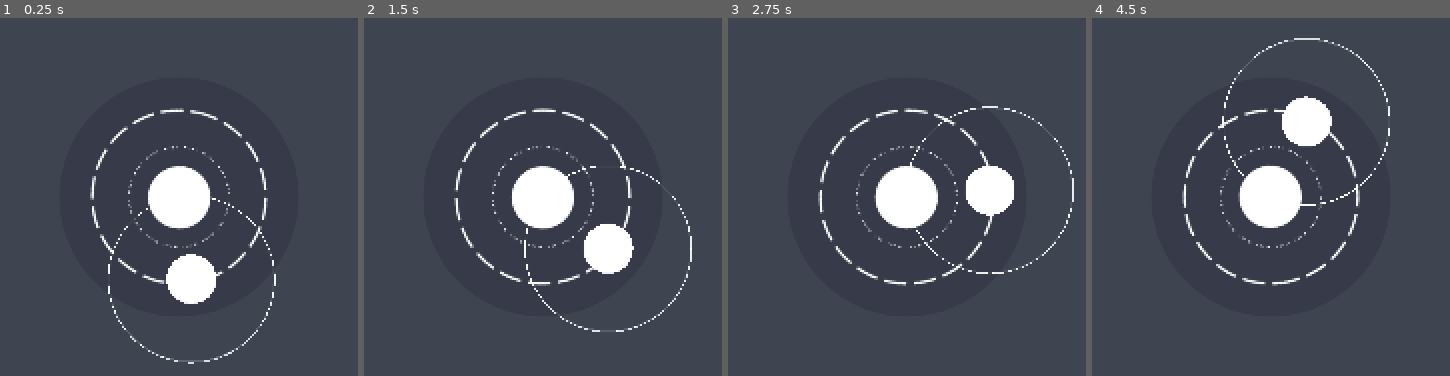
Above: before the commit, frames 1-4 (left to right).
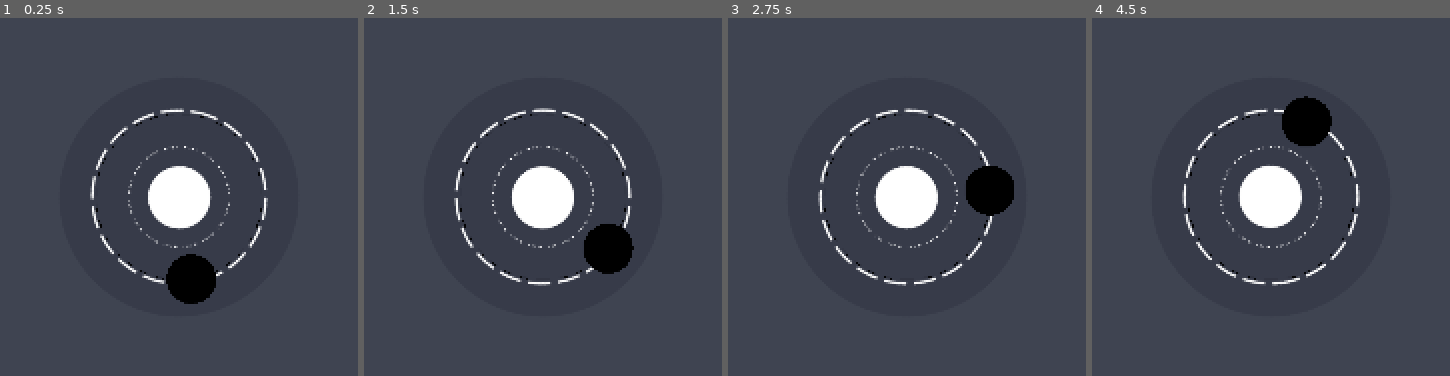
Above: after the commit, the same moments.

Repository: creikey/whiskus
Game: Godot game, scene res://title_screen/title_screen.tscn
Two runs of this game, one before a commit and one after it. Both use one fixed random seed, a clock stepped at 60 frames per second and the inputs below.
Inputs:
- Up to frame 1 (0.25 s): no input
- Up to frame 2 (1.5 s): no input
- Up to frame 3 (2.75 s): no input
- Up to frame 4 (4.5 s): no input

The runs differ from the first frame. In frame 1, 2.1% of the frame differs, in the area x 26-78%, y 26-97%; in frame 2, 2.1%; in frame 3, 2.1%; in frame 4, 2.2%, in the area x 26-84%, y 5-74%.

Commit message:
Make orbit outline static

Diff:
--- a/title_screen/draw_path.gd
+++ b/title_screen/draw_path.gd
@@ -26,6 +26,7 @@
 	set_visible(false)
 
 func _ready():
+	set_visible(true)
 	# Called every time the node is added to the scene.
 	# Initialization here
 	pass
@@ -52,22 +53,13 @@
 	# draw_polygon(rasterized, [Color()])
 	var cur = 0.0
 	var cur_segments
-	while( cur < circumference ):
-		# print(floor(cur/real_segments_length))
-		cur_segments = floor(cur/real_segments_length)
-		while(1):
+	while(cur < 2*PI):
+		for x in range(0, segments_on):
 			draw_line(Vector2(sin(cur)*radius, cos(cur)*radius), Vector2(sin(cur+real_step)*radius, cos(cur+real_step)*radius), outline_color )
 			cur += real_step
-			if( floor(cur/real_segments_length) - cur_segments >= segments_on ):
-				break;
-		cur_segments = floor(cur/real_segments_length)
-		while(1):
-			# draw_line(Vector2(sin(cur)*radius, cos(cur)*radius), Vector2(sin(cur+real_step)*radius, cos(cur+real_step)*radius), outline_color )
+		for x in range(0, segments_off):
 			cur += real_step
-			print(floor(cur/real_segments_length) - cur_segments)
-			print(segments_off)
-			if( floor(cur/real_segments_length) - cur_segments >= segments_off ):
-				break;
+		pass
 
 func set_radius(inr):
 	radius = inr
--- a/title_screen/orbit.gd
+++ b/title_screen/orbit.gd
@@ -25,12 +25,11 @@
 var orbit_step_max = orbit_circumference/rotate_step
 var cur = 0.0
 
-onready var orbit_path = get_node("draw_path")
+onready var orbit_path = get_parent()
 onready var orbit_draw = get_node("draw_orbitor")
 
 func _ready():
-	# Called every time the node is added to the scene.
-	# Initialization here
+	# The outline
 	orbit_path.outline_color = dotted_outline_color
 	orbit_path.resolution = dotted_outline_resolution
 	orbit_path.thickness = dots_thickness
@@ -38,10 +37,11 @@
 	orbit_path.segment_length = segments_length
 	orbit_path.segments_on = segments_on
 	orbit_path.segments_off = segments_off
+	orbit_path.radius = rotate_radius
+	#The planet
 	orbit_draw.planet_radius = planet_radius
 	orbit_draw.planet_color = planet_color
 	if(draw_line):
-		orbit_path.set_radius(rotate_radius)
 		orbit_path.set_visible(true)
 		orbit_path.update()
 	rotate_point=get_position()
--- a/title_screen/orbiter.tscn
+++ b/title_screen/orbiter.tscn
@@ -1,21 +1,36 @@
 [gd_scene load_steps=4 format=2]
 
-[ext_resource path="res://title_screen/orbit.gd" type="Script" id=1]
-[ext_resource path="res://title_screen/draw_orbitor.gd" type="Script" id=2]
-[ext_resource path="res://title_screen/draw_path.gd" type="Script" id=3]
+[ext_resource path="res://title_screen/draw_path.gd" type="Script" id=1]
+[ext_resource path="res://title_screen/orbit.gd" type="Script" id=2]
+[ext_resource path="res://title_screen/draw_orbitor.gd" type="Script" id=3]
 
-[node name="orbiter" type="KinematicBody2D" index="0"]
+[node name="draw_path" type="Control" index="0"]
 
-position = Vector2( 960, 540 )
+anchor_left = 0.0
+anchor_top = 0.0
+anchor_right = 0.0
+anchor_bottom = 0.0
+margin_left = 960.0
+margin_top = 540.0
+margin_right = 961.0
+margin_bottom = 541.0
+rect_pivot_offset = Vector2( 0, 0 )
+mouse_filter = 0
+size_flags_horizontal = 1
+size_flags_vertical = 1
+script = ExtResource( 1 )
+_sections_unfolded = [ "Rect", "Transform", "collision" ]
+
+[node name="orbiter" type="KinematicBody2D" parent="." index="0"]
+
 input_pickable = false
 collision_layer = 1
 collision_mask = 1
 collision/safe_margin = 0.08
-script = ExtResource( 1 )
-_sections_unfolded = [ "Transform", "collision" ]
+script = ExtResource( 2 )
 rotate_radius = 100.0
 rotate_step = 1.0
-draw_line = true
+draw_line = false
 planet_radius = 30.0
 planet_color = Color( 0, 0, 0, 1 )
 dotted_outline_color = Color( 0, 0, 0, 1 )
@@ -24,23 +39,9 @@
 anti_alias = false
 segments_length = 10.0
 segments_on = 1
-segments_off = 50
+segments_off = 1
 
-[node name="draw_orbitor" type="Control" parent="." index="0"]
-
-anchor_left = 0.0
-anchor_top = 0.0
-anchor_right = 0.0
-anchor_bottom = 0.0
-margin_right = 40.0
-margin_bottom = 40.0
-rect_pivot_offset = Vector2( 0, 0 )
-mouse_filter = 0
-size_flags_horizontal = 1
-size_flags_vertical = 1
-script = ExtResource( 2 )
-
-[node name="draw_path" type="Control" parent="." index="1"]
+[node name="draw_orbitor" type="Control" parent="orbiter" index="0"]
 
 anchor_left = 0.0
 anchor_top = 0.0
--- a/title_screen/title_screen.tscn
+++ b/title_screen/title_screen.tscn
@@ -60,12 +60,7 @@
 
 [node name="orbiter" parent="." index="3" instance=ExtResource( 2 )]
 
-position = Vector2( 960, 540 )
-_sections_unfolded = [ "Transform", "collision" ]
 planet_color = Color( 1, 1, 1, 1 )
 dotted_outline_color = Color( 1, 1, 1, 1 )
 dots_thickness = 3.0
 anti_alias = true
-segments_length = 10.0
-segments_on = 1
-segments_off = 1
